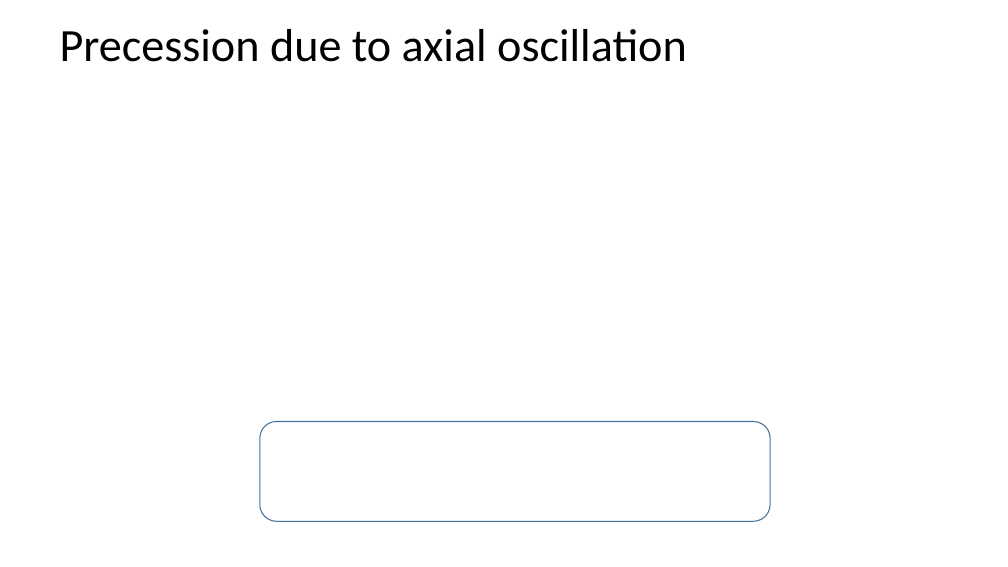
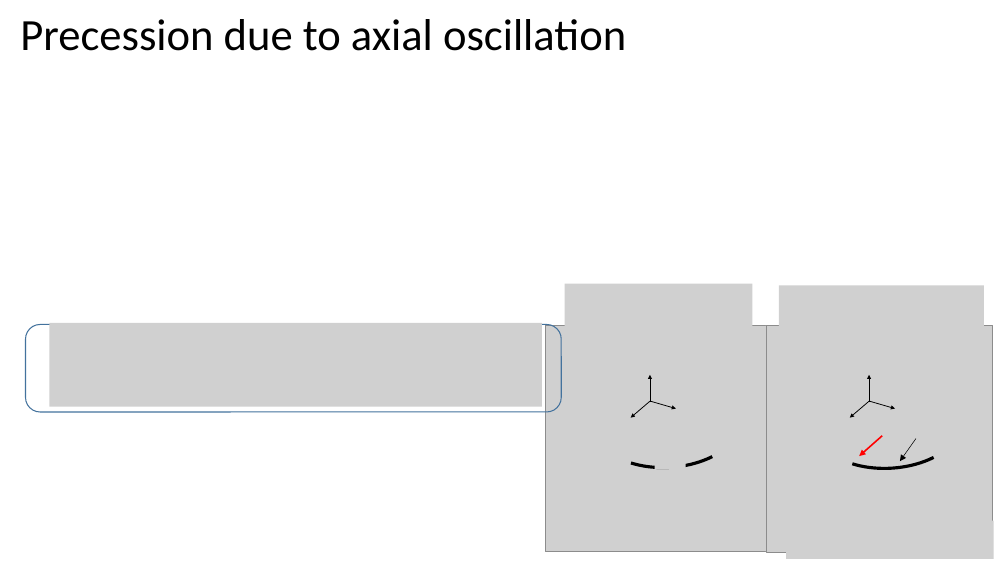
Before and after one commit to kgilmo/amplitude_sensing_paper, a slide deck: slide 3 of amplitude_sensing_penning.pptx (slide 2 before the commit). Drawn at 1008x567 pixels with LibreOffice and Linux fonts; fonts in the diff are those of the drawing; grey boxes stand for pictures; background and template pictures are left out. Boxes give left, top, right and bottom in pixels: in the first picture for what was removed or moved away, otherwise in the second. Text is boxed around its words. In the diff, an @@ line names an element or a change of style, - is before the commit and + after.

```diff
--- a/amplitude_sensing_penning.pptx
+++ b/amplitude_sensing_penning.pptx
@@ title "Precession due to axial oscillation": place and size @@
-title "Precession due to axial oscillation" at [60,29,687,62]
+title "Precession due to axial oscillation" at [20,19,626,51]
@@ title "Precession due to axial oscillation" at [20,19,626,51]: size 44 to 42.4 pt @@
@@ picture added at [779,285,984,354] @@
@@ rounded rectangle: place and size @@
-rounded rectangle at [260,422,771,522]
+rounded rectangle at [26,324,562,412]
@@ picture added at [49,323,542,407] @@
@@ picture added at [766,325,993,552] @@
@@ arc (boxed as its full ellipse) added at [813,375,966,474], outline #000000 3 pt @@
@@ arrow added from (870, 402) to (870, 375), #000000 0.75 pt @@
@@ arrow added from (870, 402) to (850, 417), #000000 0.75 pt @@
@@ arrow added from (870, 402) to (895, 408), #000000 0.75 pt @@
@@ picture added at [910,419,970,449] @@
@@ group added at [545,284,772,552]: 3 pictures, 3 arrows, 1 arc (boxed as its full ellipse) @@
@@ arrow added from (882, 436) to (860, 456), #FF0000 1.5 pt @@
@@ arrow added from (917, 439) to (900, 461), #000000 0.5 pt @@
@@ picture added at [786,521,994,559] @@
```
Also in this commit, not shown: 7 other slides changed, 4 slides added, 3 slides removed, 2 other files.
